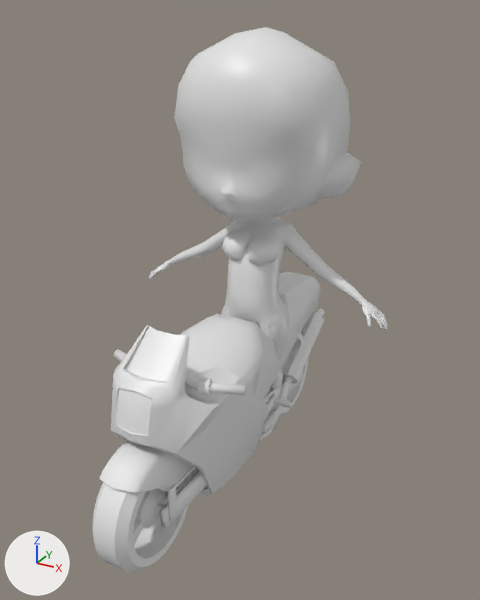
Renders of the Blender file BASEMESH/bimo.blend from each side of a commit.
One viewpoint serves both versions: a 50 mm camera at (1.3, -2.52, 2.0) aimed at (0.07, -0.29, 0.89). Arrows for +X, +Y and +Z are at lower left; the lights stay in place.

Script lines for the objects in view, before the commit:
```python
ob_engine = bpy.data.objects.new('Engine', me_cube_001)
ob_engine.location = (-0.004, -0.117, 0.26)
ob_engine.rotation_euler = (-0.0294, 0.0, 0.0)  # degrees (-1.7, 0, 0)
ob_engine.scale = (0.0921, 0.106, 0.106)
ob_exhaust = bpy.data.objects.new('Exhaust', me_cylinder_005)
ob_exhaust.location = (-0.004, 0.396, 0.494)
ob_exhaust.rotation_euler = (-1.017, 0.0, 0.0)  # degrees (-58, 0, 0)
ob_exhaust.scale = (0.0444, 0.0444, 0.0444)
ob_fender = bpy.data.objects.new('Fender', me_cylinder_002)
ob_fender.location = (-0.004, -0.906, 0.247)
ob_fender.rotation_euler = (-1.571, 1.541, -1.571)  # degrees (-90, 88, -90)
ob_fender.scale = (1.18, 1.18, 1.18)
ob_footpegs = bpy.data.objects.new('Footpegs', me_cube_004)
ob_footpegs.location = (0.112, -0.135, 0.255)
ob_footpegs.rotation_euler = (0.299, 0.0, 0.0)  # degrees (17, 0, 0)
ob_footpegs.scale = (0.00935, 0.0206, 0.0206)
ob_frame = bpy.data.objects.new('Frame', me_cube)
ob_frame.location = (-0.004, -0.724, 0.362)
ob_frame.rotation_euler = (-0.0294, 0.0, 0.0)  # degrees (-1.7, 0, 0)
ob_frame.scale = (0.196, 0.196, 0.196)
ob_front_fork = bpy.data.objects.new('Front Fork', me_cube_003)
ob_front_fork.location = (0.101, -0.541, 0.28)
ob_front_fork.rotation_euler = (-0.0688, 0.0, 3.142)  # degrees (-3.9, 0, 180)
ob_front_fork.scale = (0.0126, 0.0395, 0.0395)
ob_front_wheel = bpy.data.objects.new('Front Wheel', me_cylinder_001)
ob_front_wheel.location = (-0.004, -0.906, 0.247)
ob_front_wheel.rotation_euler = (-1.571, 1.541, -1.571)  # degrees (-90, 88, -90)
ob_front_wheel.scale = (1.18, 1.18, 1.18)
ob_handlebar = bpy.data.objects.new('Handlebar', me_cylinder_004)
ob_handlebar.location = (-0.004, -0.707, 0.723)
ob_handlebar.rotation_euler = (-1.571, 1.541, -1.571)  # degrees (-90, 88, -90)
ob_handlebar.scale = (0.0289, 0.0289, 0.0289)
ob_rear_fork = bpy.data.objects.new('Rear Fork', me_cube_002)
ob_rear_fork.location = (0.101, -0.088, 0.267)
ob_rear_fork.rotation_euler = (-0.0274, 0.0, 0.0)  # degrees (-1.6, 0, 0)
ob_rear_fork.scale = (0.0126, 0.0395, 0.0395)
# also in view: 'Chibi' at (0.0, 0.06, 1.01); 'Front Glass' at (0.0, -0.78, 0.84)
```
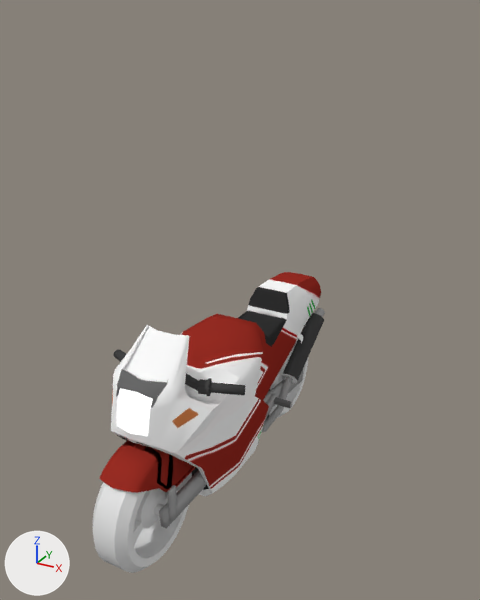
Pixel boxes (x1, y1, x2, y2) of what changed, in the pictures (480 x 600 px):
'Chibi', hidden
    before: (148, 27, 388, 441)
'Frame', surface changed, rescaled (7% wider, 14% taller)
    before: (111, 272, 321, 497)
    after: (100, 272, 325, 529)
'Fender', deleted
    before: (100, 440, 193, 493)
'Exhaust', deleted
    before: (262, 308, 325, 432)
'Front Fork', deleted
    before: (159, 466, 207, 529)
'Handlebar', deleted
    before: (113, 349, 245, 396)
'Footpegs', deleted
    before: (265, 394, 292, 420)
'Rear Fork', deleted
    before: (263, 370, 303, 407)

Edits to the bpy script that builds the scene:
```text
Change mat_material:
    remove mat_material.base_color = (0.8, 0.8, 0.8)  # white #e7e7e7
    mat_material.roughness: 0.4 -> 0.5
    mat_material: principled_material('Material') -> diffuse_material('Material')
    add mat_material.texture = img_bimo
Change me_cube:
    used by ob_frame; location = (-0.004, -0.724, 0.362); rotation_euler = (-0.0294, 0.0, 0.0), in degrees (-1.7, 0, 0); scale = (0.196, 0.196, 0.196)
    remove me_cube.from_pydata(...)  # 165 vertices, 141 faces; spans x 0.0..1.14, y -1.25..6.53, z -1.4..2.79
    add me_cube.from_pydata(...)  # 513 vertices, 450 faces; spans x 0.0..0.3, y -0.35..1.28, z -0.27..0.55
    me_cube part 1: 165 vertices removed from x 0.0..1.14, y -1.25..6.53, z -1.4..2.79; 513 vertices added at x 0.0..0.3, y -0.35..1.28, z -0.27..0.55
    add me_cube.materials.append(mat_reverselight)  # red #e70003
    add me_cube.materials.append(mat_light)  # white #e7e7e7
Change ob_chibi:
    add ob_chibi.hide_set(True)
Remove ob_engine:
    ob_engine = bpy.data.objects.new('Engine', me_cube_001)
Remove ob_exhaust:
    ob_exhaust = bpy.data.objects.new('Exhaust', me_cylinder_005)
Remove ob_fender:
    ob_fender = bpy.data.objects.new('Fender', me_cylinder_002)
Remove ob_footpegs:
    ob_footpegs = bpy.data.objects.new('Footpegs', me_cube_004)
Change ob_frame:
    ob_frame.scale: (0.196, 0.196, 0.196) -> (1.0, 1.0, 1.0)
Remove ob_front_fork:
    ob_front_fork = bpy.data.objects.new('Front Fork', me_cube_003)
Remove ob_rear_fork:
    ob_rear_fork = bpy.data.objects.new('Rear Fork', me_cube_002)
Remove ob_handlebar:
    ob_handlebar = bpy.data.objects.new('Handlebar', me_cylinder_004)
```
